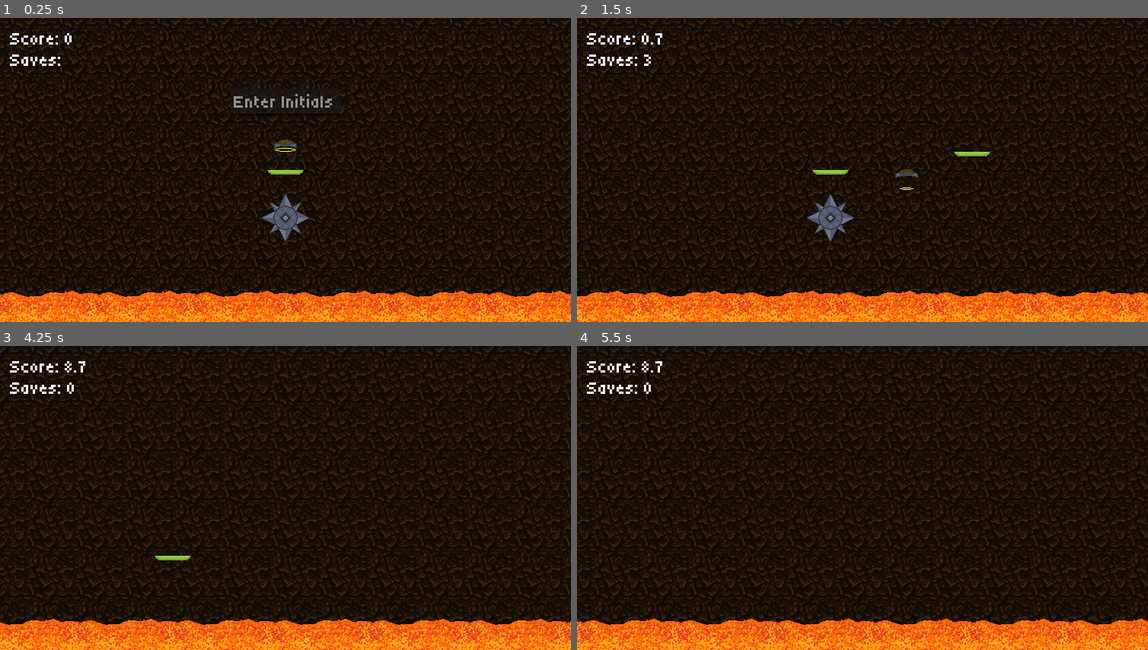
Above: before the commit, frames 1-4 (two rows, left to right).
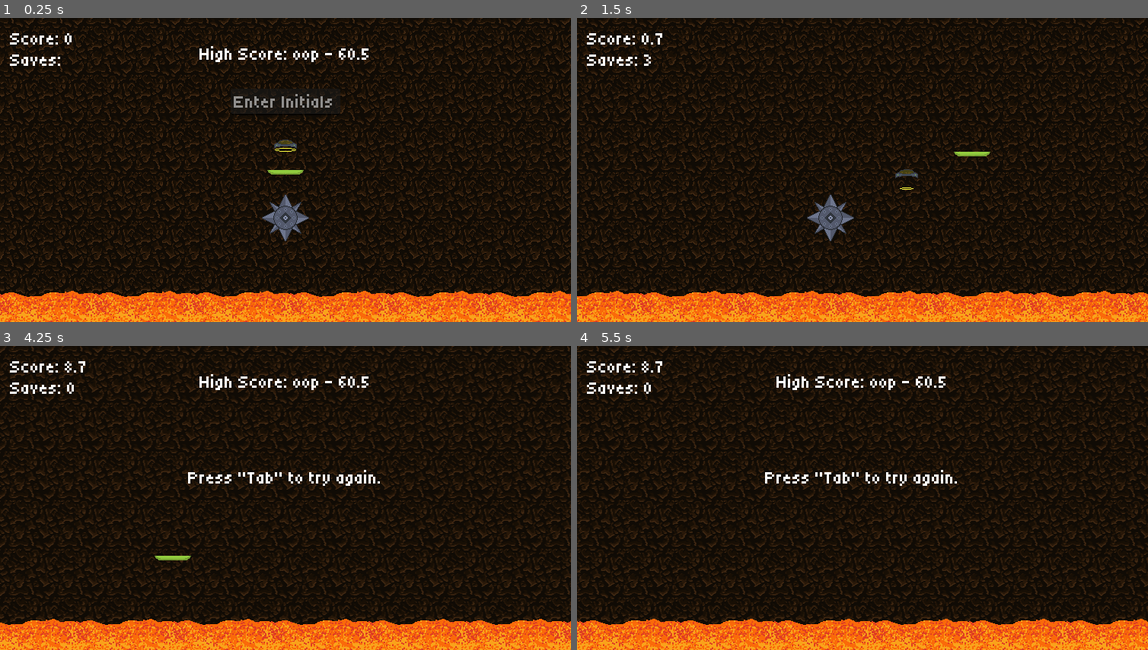
Above: after the commit, the same moments.

Repository: Soup-Wizard/FloorIsLava
Game: Godot game, scene res://main.tscn
The game is run twice, just before and just after one commit, with the same random seed, the same clock (stepped at 60 frames per second) and the same inputs.
Inputs (mouse positions are in pixels of both pictures, inside the frame that each line leads up to):
- Up to frame 1 (0.25 s): no input
- Up to frame 2 (1.5 s): click (862, 103) at 0.52 s; type "12" at 0.6 s; tap Enter at 1.25 s; move the mouse to (988, 154) at 1.27 s; hold D (right) from 1.28 s (still down); click (988, 154) at 1.35 s
- Up to frame 3 (4.25 s): tap W (jump) at 1.52, 2.27, 3.77 s; move the mouse to (171, 513) at 2.02 s; click (171, 513) at 2.1 s; move the mouse to (342, 431) at 2.77 s; release D (right) at 2.78 s; hold A (left) 2.78-3.53 s; click (342, 431) at 2.85 s; move the mouse to (256, 558) at 3.52 s; hold D (right) from 3.53 s (still down); click (256, 558) at 3.6 s
- Up to frame 4 (5.5 s): move the mouse to (1033, 543) at 4.27 s; click (1033, 543) at 4.35 s; tap W (jump) at 4.52, 5.27 s; move the mouse to (691, 452) at 5.02 s; release D (right) at 5.03 s; hold A (left) from 5.03 s (still down); click (691, 452) at 5.1 s

The runs differ from the first frame. In frame 1, 0.4% of the frame differs, in the area x 34-65%, y 9-15%; in frame 2, less than 0.1%; in frame 3, 0.8%, in the area x 32-67%, y 9-46%; in frame 4, 0.8%.

Commit message:
Behold, the most legit high score system.

Diff:
--- a/data/highscores.json
+++ b/data/highscores.json
@@ -1,2 +1 @@
-null,
-{"name":"one","score":10.5},
+{"name":"oop","score":60.5}
--- a/data/saveData.gd
+++ /dev/null
@@ -1,24 +0,0 @@
-#extends Resource
-#
-#const SAVE_PATH = "user://high_scores.tres"
-#
-##var save_nodes = get_tree().get_nodes_in_group("Persist")
-#
-#@export var saveData = {
-	#"highScores": {
-		#
-	#}
-#}
-#
-#func save():
-	#ResourceSaver.save(self, SAVE_PATH)
-	#
-	#return saveData
-#
-#static func load_or_create():
-	#var res: SaveData
-	#if FileAccess.file_exists(SAVE_PATH):
-		#res = load(SAVE_PATH) as SaveData
-	#else:
-		#res = SaveData.new()
-	#return res
--- a/main.gd
+++ b/main.gd
@@ -14,7 +14,7 @@
 	"scene": platformScene
 }
 
-var highScores = []
+var highScores = {}
 
 func saveGame(data):
 	res = FileAccess.open(SAVE_PATH, FileAccess.READ_WRITE)
@@ -22,16 +22,22 @@
 	var textContent = JSON.parse_string(res.get_as_text())
 	#for a in textContent:
 		#highScores.append(a)
-	highScores.append(textContent)
-	highScores.append(score)
+	#if textContent != null:
+		#highScores = textContent
 	var json_string = JSON.stringify(data)
 	print(textContent)
-	print(highScores)
-	print(data)
 	print(json_string)
-	for item in highScores:
-		json_string = JSON.stringify(item)
-		res.store_line(json_string + ",")
+	#print(data)
+	#for item in highScores:
+		#if highScores.size() == 1:
+			#print(item)
+			#print(JSON.stringify(item))+
+	if data.score > textContent.score:
+		res.store_line(json_string)
+		$highScoreLabel.text = "High Score: " + data.name + " - " + str(data.score)
+	else:
+		print("You suck")
+	$highScoreLabel.visible = true
 	#res.store_line(json_string)
 
 	#for node in save_nodes:
@@ -56,12 +62,15 @@
 	return res
 
 func loadGame():
-	pass
+	res = FileAccess.open(SAVE_PATH, FileAccess.READ)
+	var textContent = JSON.parse_string(res.get_as_text())
+	$highScoreLabel.text = "High Score: " + textContent.name + " - " + str(textContent.score)
+	if !$highScoreLabel.visible:
+		$highScoreLabel.visible = true
 
 const MOVE_SPEED = 3
 const SAVE_PATH = "res://data/highscores.json"
 
-var showTime = false
 var res
 var save_nodes
 var playerName
@@ -73,10 +82,11 @@
 	"name": "",
 	"score": 0
 	}
-var save_data: SaveData
+#var save_data: SaveData
 
 func startGame():
-	showTime = true
+	$gameOverLabel.visible = false
+	$highScoreLabel.visible = false
 	get_tree().paused = false
 	score.score = 0
 	active_platforms = 0
@@ -88,8 +98,8 @@
 
 func gameOver():
 	score.score = snapped(score.score, 0.1)
-	print("GAME OVER")
 	saveGame(score)
+	$gameOverLabel.visible = true
 
 func makePlatform():
 	for x in platforms:
@@ -145,6 +155,7 @@
 
 # Called when the node enters the scene tree for the first time.
 func _ready():
+	loadGame()
 	get_tree().paused = true
 
 	#save_data = SaveData.load_or_create()
@@ -165,17 +176,16 @@
 	moveAndAddLava()
 	$TileMap.position.x -= 0.21
 
-	if showTime:
-		if Input.is_action_just_pressed("click") && $platformer.life > 0:
-			makePlatform()
+	if Input.is_action_just_pressed("click") && $platformer.life > 0:
+		makePlatform()
 
-		$savesLabel.text = "Saves: " + str($platformer.saves)
+	$savesLabel.text = "Saves: " + str($platformer.saves)
 
-		if $platformer.life > 0:
-			score.score += delta*3
-			$scoreLabel.text = "Score: " + str(snapped(score.score, 0.1))
+	if $platformer.life > 0:
+		score.score += delta*3
+		$scoreLabel.text = "Score: " + str(snapped(score.score, 0.1))
 
-		elif $platformer.life == 0:
-			$platformer.life -= 1
-			gameOver()
-		$platformer.position.x -= MOVE_SPEED
+	elif $platformer.life == 0:
+		$platformer.life -= 1
+		gameOver()
+	$platformer.position.x -= MOVE_SPEED
--- a/main.tscn
+++ b/main.tscn
@@ -95,6 +95,34 @@
 theme_override_font_sizes/font_size = 24
 text = "Saves: "
 
+[node name="highScoreLabel" type="Label" parent="."]
+process_mode = 2
+visible = false
+top_level = true
+texture_filter = 1
+offset_left = 220.0
+offset_top = 34.0
+offset_right = 530.0
+offset_bottom = 63.0
+theme_override_fonts/font = ExtResource("7_viblk")
+theme_override_font_sizes/font_size = 24
+text = "High Score:"
+horizontal_alignment = 1
+
+[node name="gameOverLabel" type="Label" parent="."]
+process_mode = 2
+visible = false
+top_level = true
+texture_filter = 1
+offset_left = 220.0
+offset_top = 160.0
+offset_right = 530.0
+offset_bottom = 189.0
+theme_override_fonts/font = ExtResource("7_viblk")
+theme_override_font_sizes/font_size = 24
+text = "Press \"Tab\" to try again."
+horizontal_alignment = 1
+
 [node name="difficultyTimer" type="Timer" parent="."]
 wait_time = 30.0
 
--- a/platform.gd
+++ b/platform.gd
@@ -2,18 +2,15 @@
 
 # Called when the node enters the scene tree for the first time.
 func _ready():
-	if get_parent().showTime:
-		await get_tree().create_timer(0.9).timeout
-		$visibilityTimer.start()
+	await get_tree().create_timer(0.9).timeout
+	$visibilityTimer.start()
 
 func _on_visibility_timer_timeout():
-	if get_parent().showTime:
-		visible = false
-		await get_tree().create_timer(0.05).timeout
-		visible = true
+	visible = false
+	await get_tree().create_timer(0.05).timeout
+	visible = true
 
 
 # Called every frame. 'delta' is the elapsed time since the previous frame.
 func _process(delta):
-	if get_parent().showTime:
-		position.x -= get_parent().MOVE_SPEED
+	position.x -= get_parent().MOVE_SPEED
--- a/platformer.gd
+++ b/platformer.gd
@@ -37,5 +37,4 @@
 	else:
 		velocity.x = move_toward(velocity.x, 0, SPEED)
 
-	if get_parent().showTime:
-		move_and_slide()
+	move_and_slide()
--- a/project.godot
+++ b/project.godot
@@ -14,10 +14,6 @@
 run/main_scene="res://main.tscn"
 config/features=PackedStringArray("4.2", "GL Compatibility")
 config/icon="res://icon.svg"
-
-[autoload]
-
-SaveData="*res://data/saveData.gd"
 
 [display]
 
@@ -47,9 +43,9 @@
 "events": [Object(InputEventMouseButton,"resource_local_to_scene":false,"resource_name":"","device":-1,"window_id":0,"a …(258 unchanged characters)…
 ]
 }
-enter={
+esc={
 "deadzone": 0.5,
-"events": [Object(InputEventKey,"resource_local_to_scene":fa …(146 unchanged characters)… se,"keycode":0,"physical_keycode":4194309,"key_label":0,"unicode":0,"echo":false,"script":null)
+"events": [Object(InputEventKey,"resource_local_to_scene":fa …(146 unchanged characters)… se,"keycode":0,"physical_keycode":4194305,"key_label":0,"unicode":0,"echo":false,"script":null)
 ]
 }
 
--- a/spikeball.gd
+++ b/spikeball.gd
@@ -8,5 +8,4 @@
 
 # Called every frame. 'delta' is the elapsed time since the previous frame.
 func _process(delta):
-	if get_parent().showTime:
-		position.x -= get_parent().MOVE_SPEED
+	position.x -= get_parent().MOVE_SPEED
